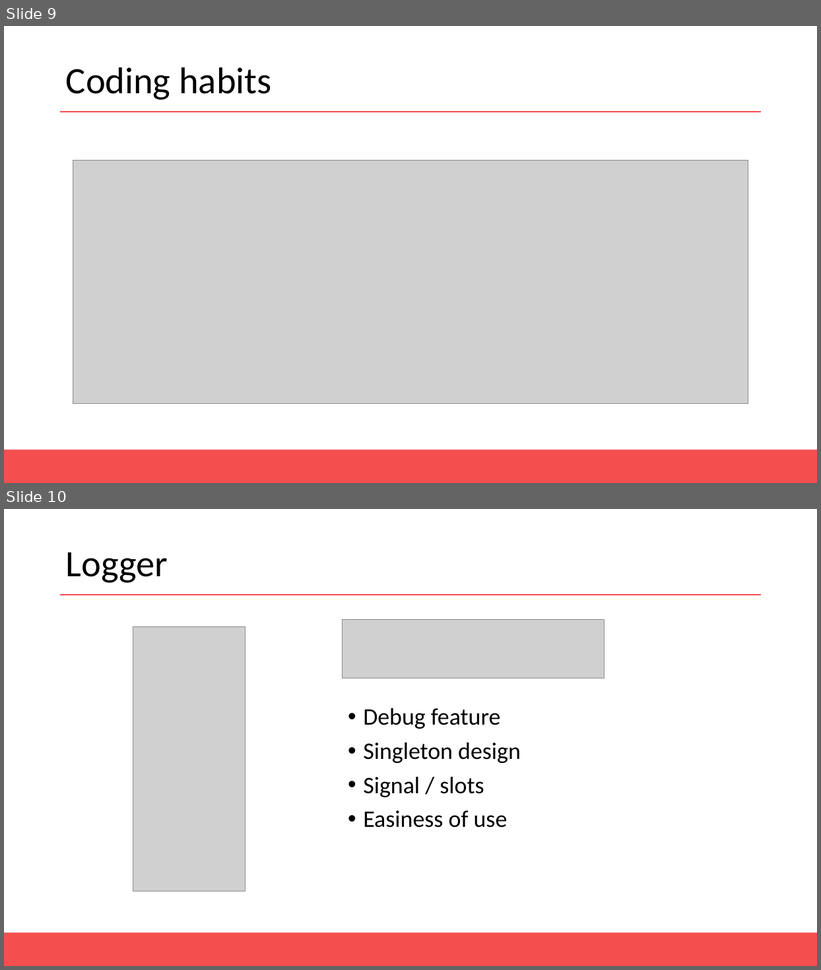
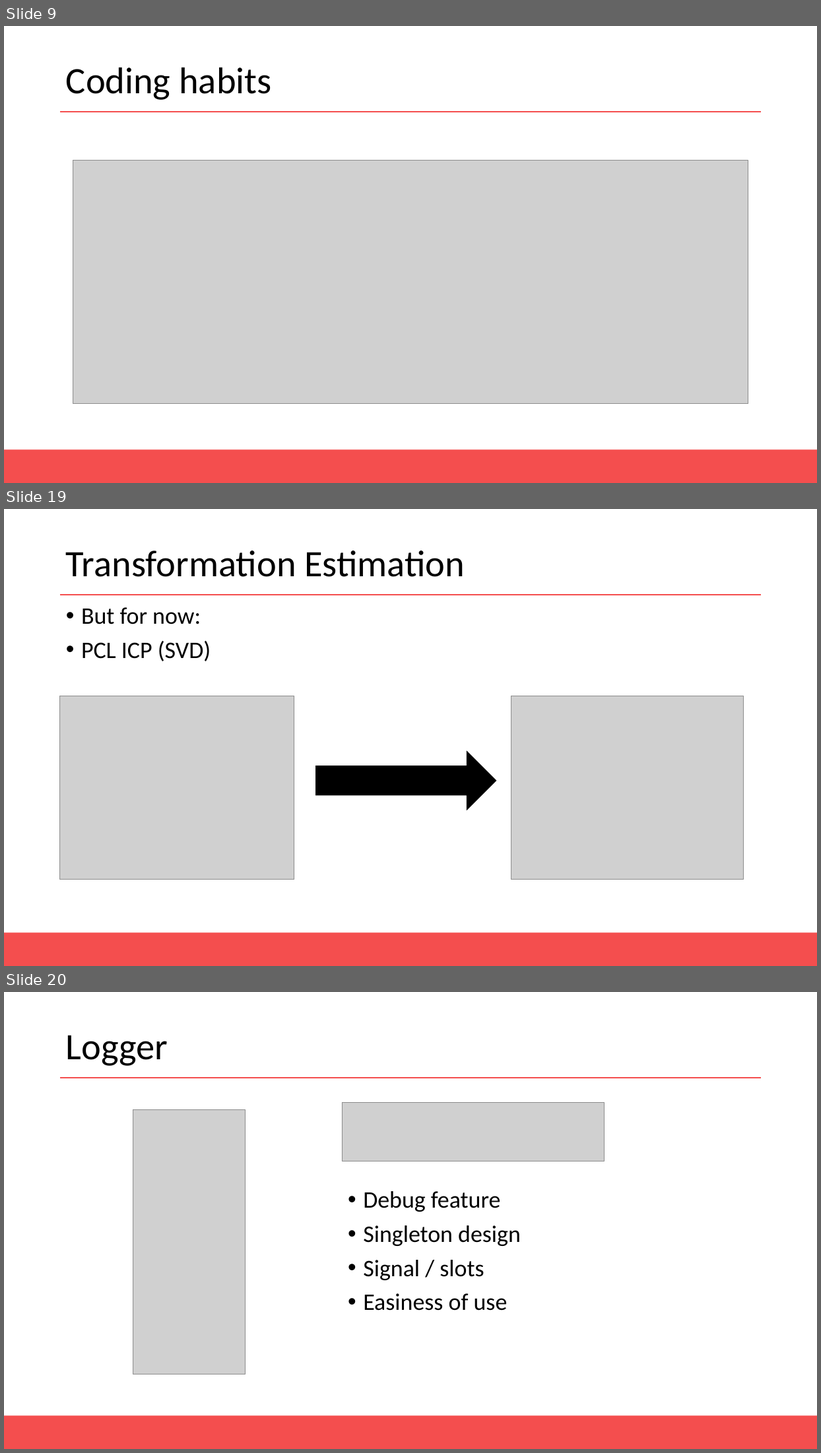
Before and after one commit to AntoineMerlet/3DScan, a slide deck: Presentation/MAGMA Presentation.pptx. Shown one above the other, each under a label of ours: slides 9 and 10 before the commit, slides 9, 19 and 20 after it; the slides between them are not shown. The pictures are 821x970 and 821x1453 pixels, drawn with LibreOffice and Linux fonts; fonts in the diff are those of the drawing; grey boxes stand for pictures. Boxes give left, top, right and bottom in pixels: in the first picture for what was removed or moved away, otherwise in the second. Text is boxed around its words. In the diff, an @@ line names an element or a change of style, - is before the commit and + after.

```diff
--- a/Presentation/MAGMA Presentation.pptx
+++ b/Presentation/MAGMA Presentation.pptx
@@ slide 19 added at (x1=4, y1=509, x2=817, y2=966), background #FFFFFF; not listed: 2 template elements that a slide beside it also shows @@
@@ title added at (x1=66, y1=551, x2=465, y2=577), 44 pt, text #000000 @@
+Transformation Estimation
@@ text added at (x1=81, y1=607, x2=211, y2=661), 28 pt, text #000000 @@
+• But for now:
+• PCL ICP (SVD)
@@ picture added at (x1=60, y1=696, x2=294, y2=880) @@
@@ picture added at (x1=511, y1=696, x2=743, y2=880) @@
@@ right arrow added at (x1=316, y1=752, x2=496, y2=810), fill #000000, outline #000000 1 pt @@
@@ what was slide 10 is now slide 20 @@
```
Also in this commit, not shown: 10 other slides added.
